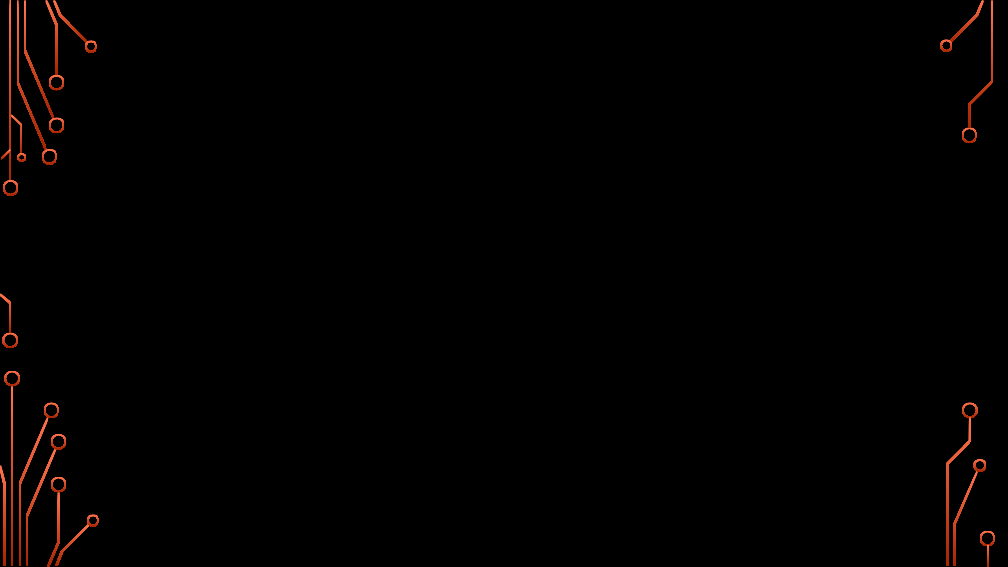
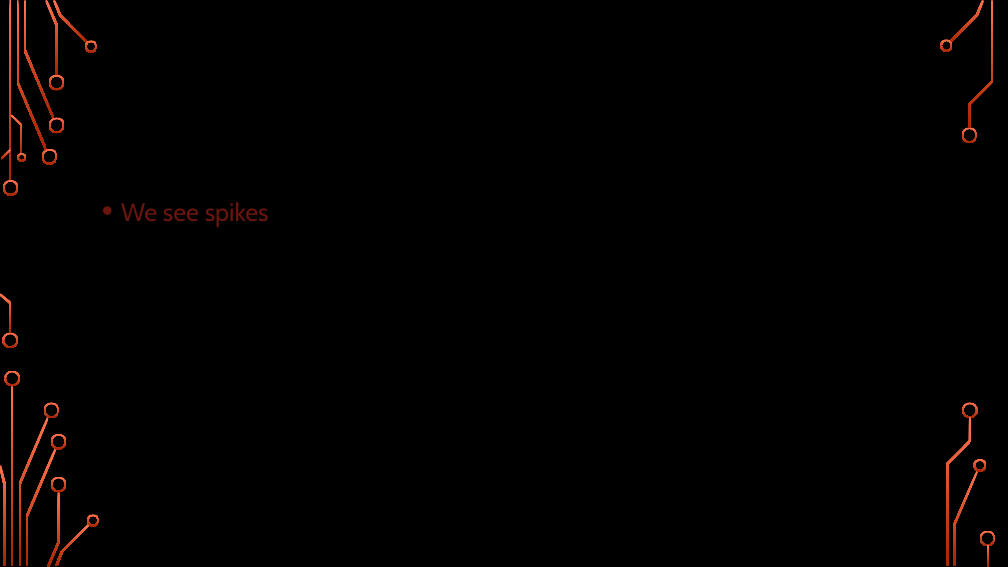
Before and after one commit to Joelcox518/butler-project3-groupb, a slide deck: slide 9 of Presentation.pptx. Drawn at 1008x567 pixels with LibreOffice and Linux fonts; fonts in the diff are those of the drawing; background and template pictures are left out. Boxes give left, top, right and bottom in pixels: in the first picture for what was removed or moved away, otherwise in the second. Text is boxed around its words. In the diff, an @@ line names an element or a change of style, - is before the commit and + after.

```diff
--- a/Presentation.pptx
+++ b/Presentation.pptx
@@ text added at (121,202,269,227), 24 pt, text #6A170F @@
+• We see spikes
```
Also in this commit, not shown: 5 other slides changed, 1 other file.
